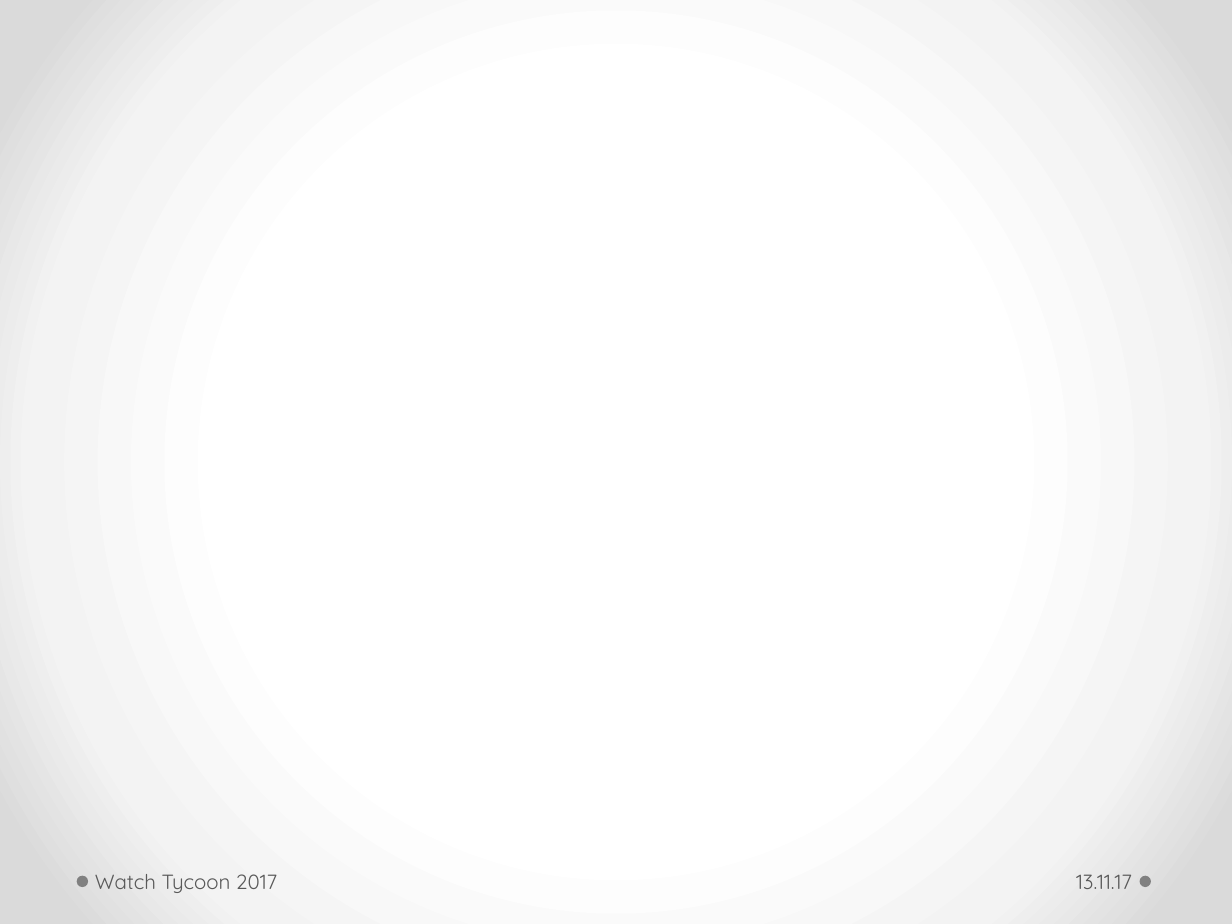
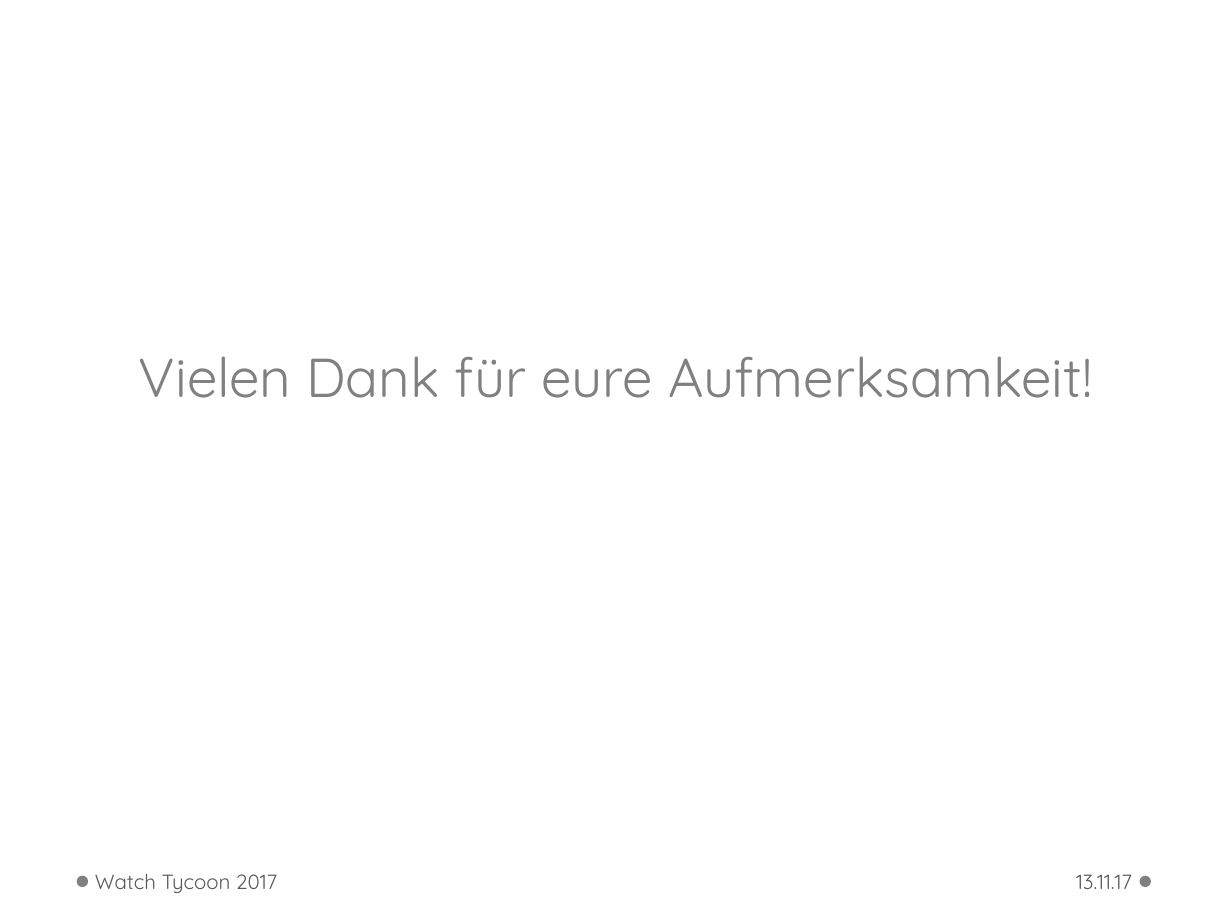
Before and after one commit to WWI16SEAFallstudie/Unternehmenssimulation, a slide deck: slide 7 of doc/fallstudie_präsentation.pptx (slide 4 before the commit). Drawn at 1232x924 pixels with LibreOffice and Linux fonts; fonts in the diff are those of the drawing; background and template pictures are left out. Boxes give left, top, right and bottom in pixels: in the first picture for what was removed or moved away, otherwise in the second. Text is boxed around its words. In the diff, an @@ line names an element or a change of style, - is before the commit and + after.

```diff
--- a/doc/fallstudie_präsentation.pptx
+++ b/doc/fallstudie_präsentation.pptx
@@ background gradient #FFFFFF to #F4F4F4 to #DADADA to picture (left out) @@
@@ text added at <box>139,356,1092,398</box>, 32 pt, text #808080 @@
+Vielen Dank für eure Aufmerksamkeit!
```
Also in this commit, not shown: 3 other slides changed, 3 slides added.
